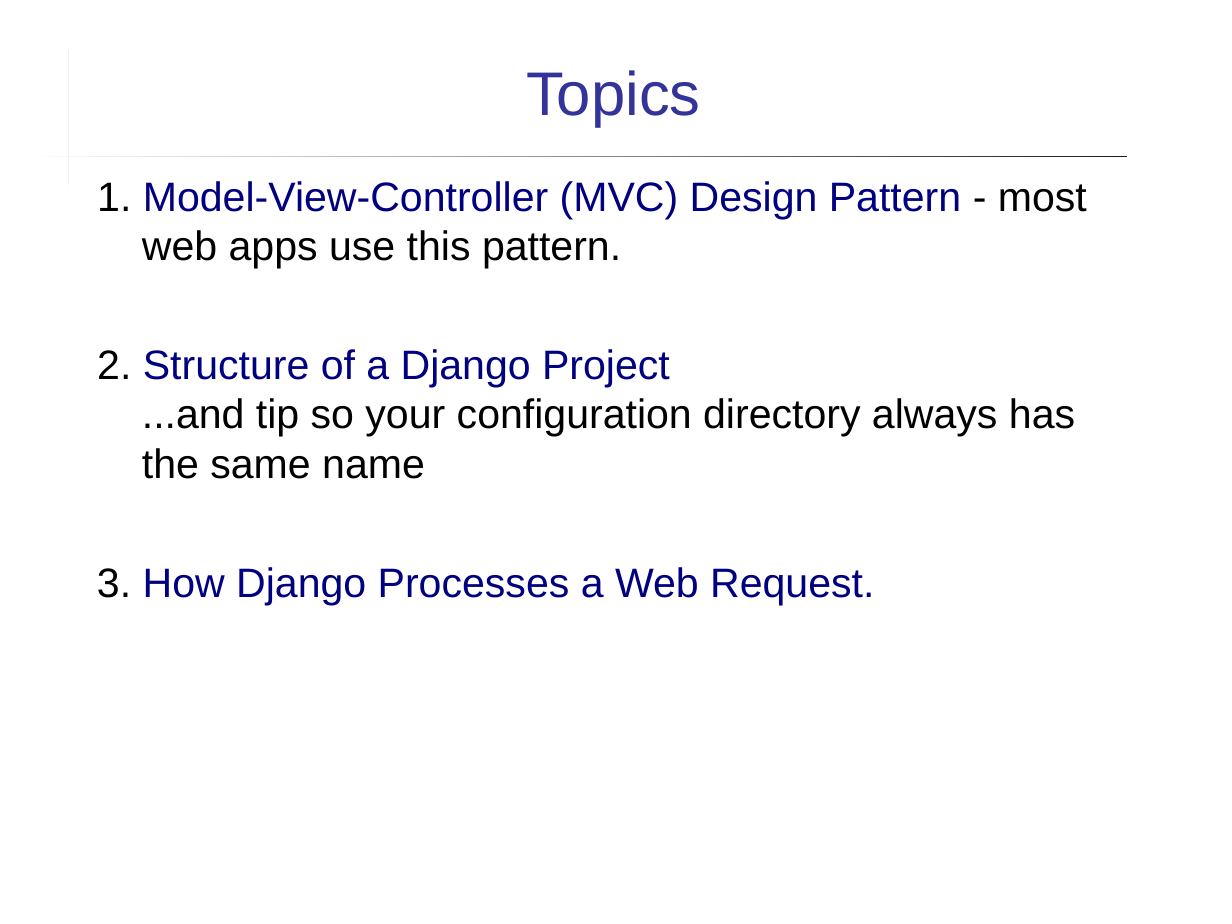
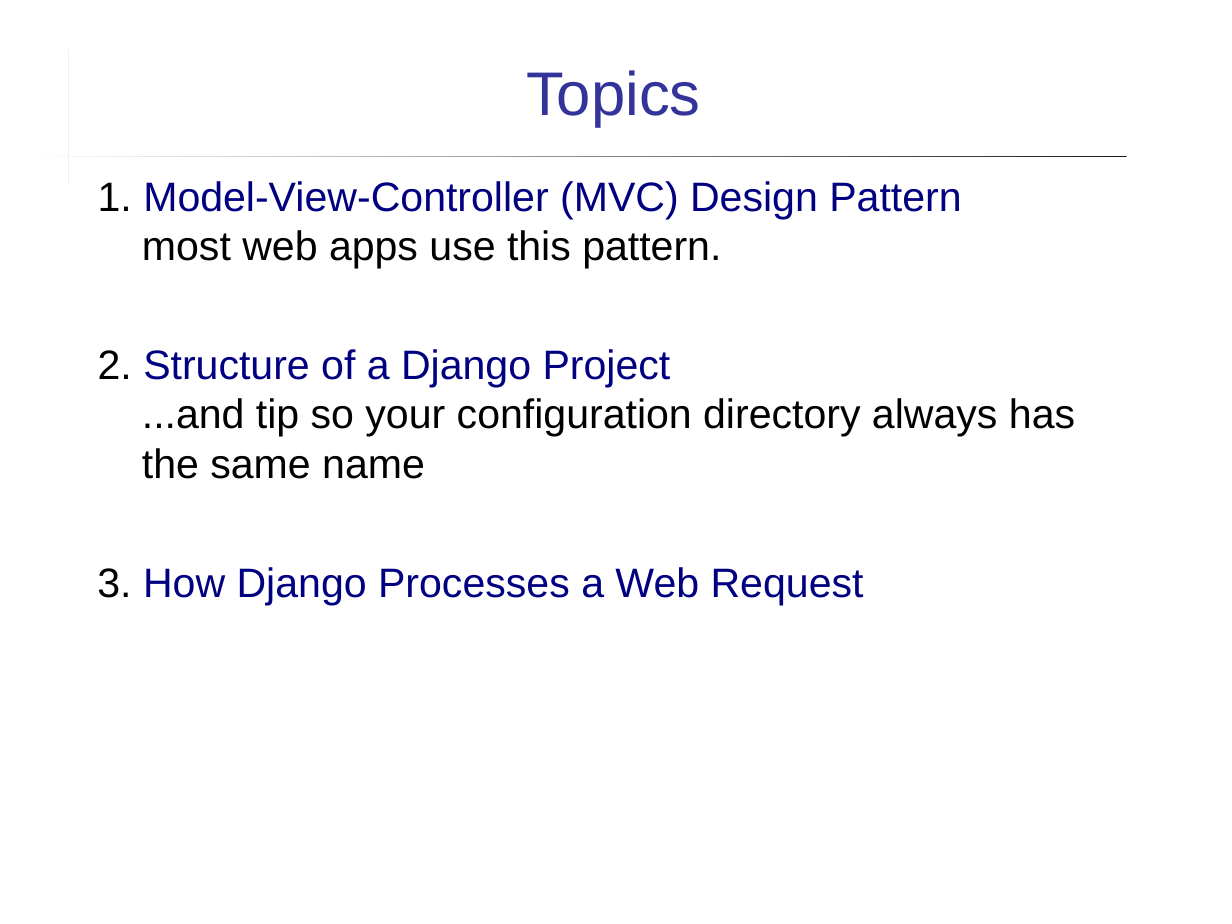
Before and after one commit to cpske/ISP, a slide deck: slide 2 of django/Intro-to-Django.ppt. Drawn at 1232x924 pixels with LibreOffice and Linux fonts; fonts in the diff are those of the drawing. Boxes give left, top, right and bottom in pixels: in the first picture for what was removed or moved away, otherwise in the second. Text is boxed around its words. In the diff, an @@ line names an element or a change of style, - is before the commit and + after.

Commit message:
improve wording in slides

```diff
--- a/django/Intro-to-Django.ppt
+++ b/django/Intro-to-Django.ppt
@@ text at (98, 181, 961, 268): text changed @@
-1. Model-View-Controller (MVC) Design Pattern - most web apps use this pattern.
+1. Model-View-Controller (MVC) Design Pattern
+most web apps use this pattern.
@@ text at (97, 567, 864, 605): text changed @@
-3. How Django Processes a Web Request.
+3. How Django Processes a Web Request
```
Also in this commit, not shown: 9 other slides changed, 4 other files.
